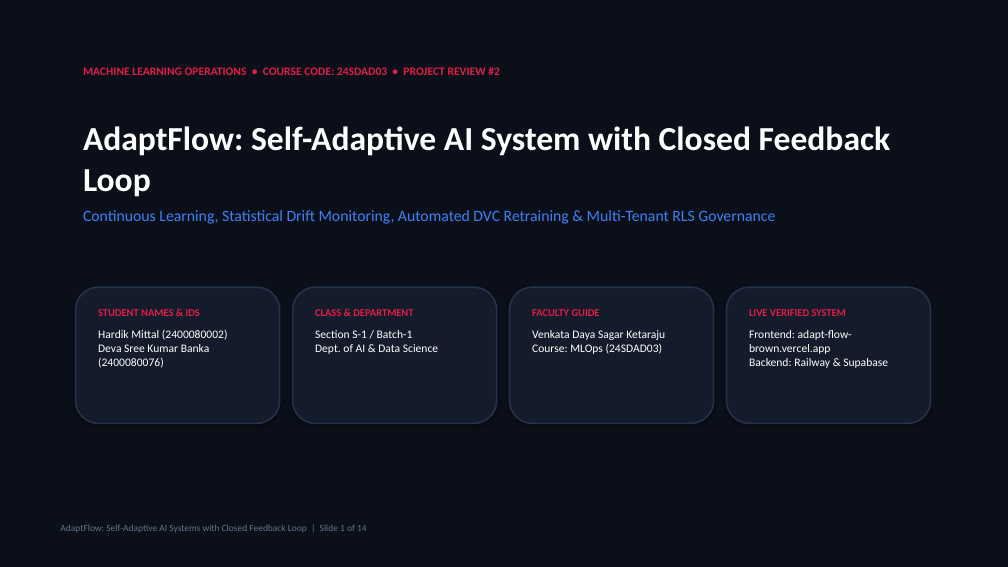
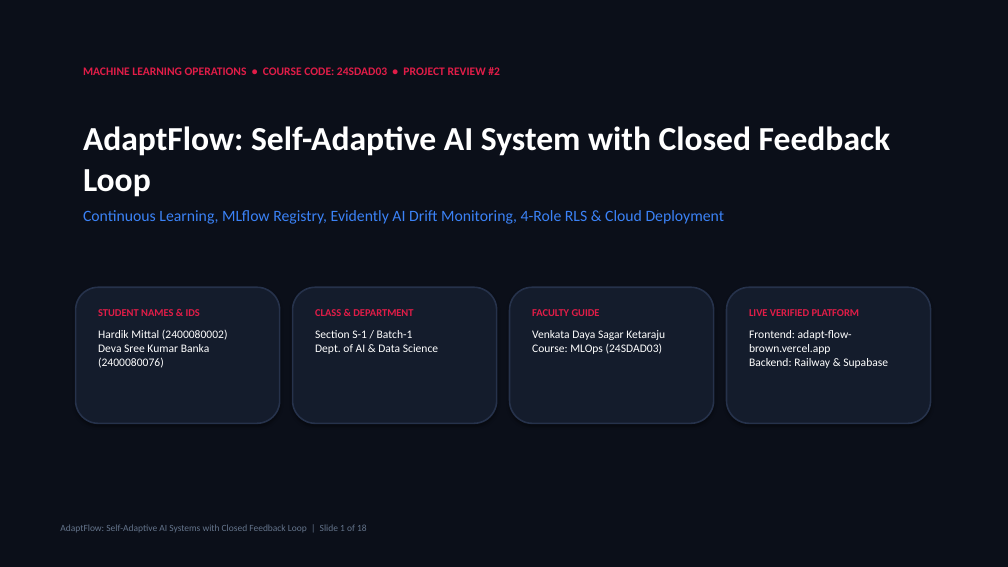
Before and after one commit to hardik-mittal-18/AdaptFlow, a slide deck: slide 1 of AdaptFlow_Review2_Presentation.pptx. Drawn at 1008x567 pixels with LibreOffice and Linux fonts; fonts in the diff are those of the drawing. Boxes give left, top, right and bottom in pixels: in the first picture for what was removed or moved away, otherwise in the second. Text is boxed around its words. In the diff, an @@ line names an element or a change of style, - is before the commit and + after.

Commit message:
docs(presentation): update PPTX with all 4 roles in-depth walkthrough and MLflow guide

```diff
--- a/AdaptFlow_Review2_Presentation.pptx
+++ b/AdaptFlow_Review2_Presentation.pptx
@@ text at box(83, 210, 725, 224): text changed @@
-Continuous Learning, Statistical Drift Monitoring, Automated DVC Retraining & Multi-Tenant RLS Governance
+Continuous Learning, MLflow Registry, Evidently AI Drift Monitoring, 4-Role RLS & Cloud Deployment
@@ text at box(749, 309, 860, 316): text changed @@
-LIVE VERIFIED SYSTEM
+LIVE VERIFIED PLATFORM
```
Also in this commit, not shown: 11 other slides changed, 6 slides added, 2 slides removed, 1 other file.
